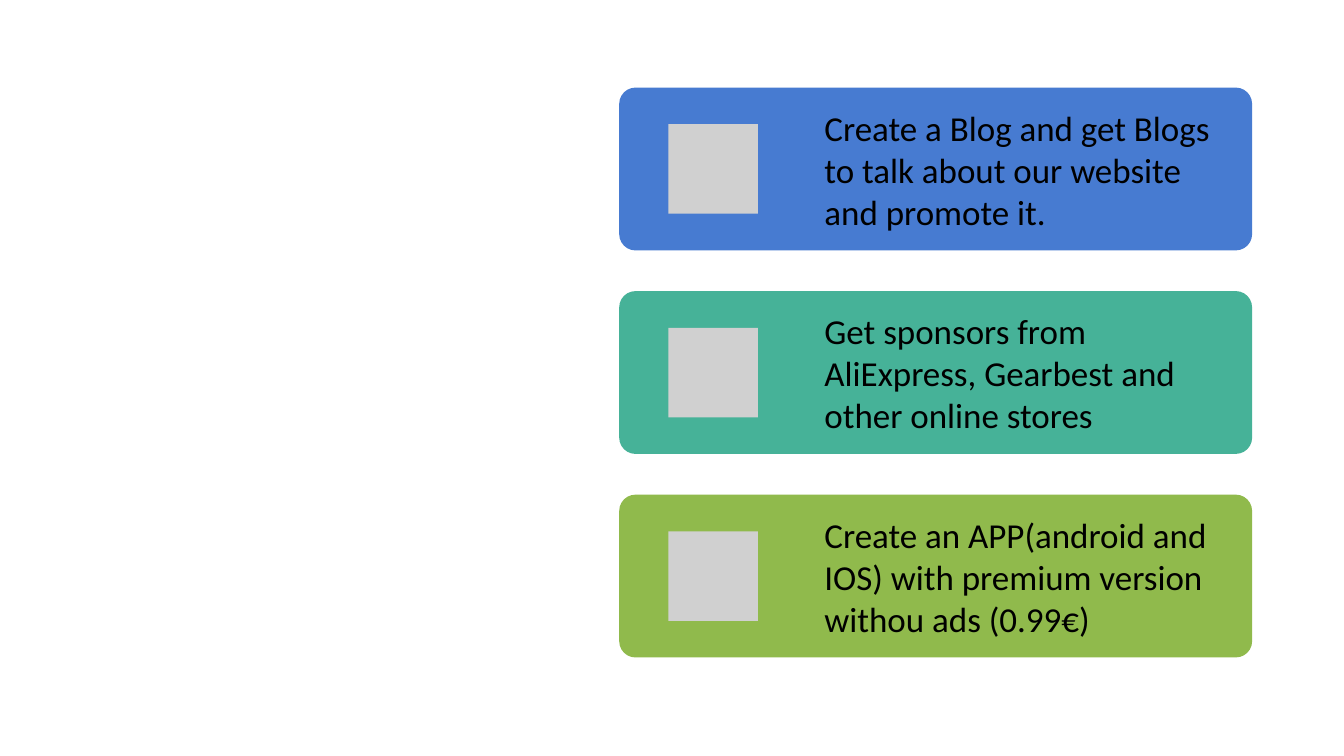
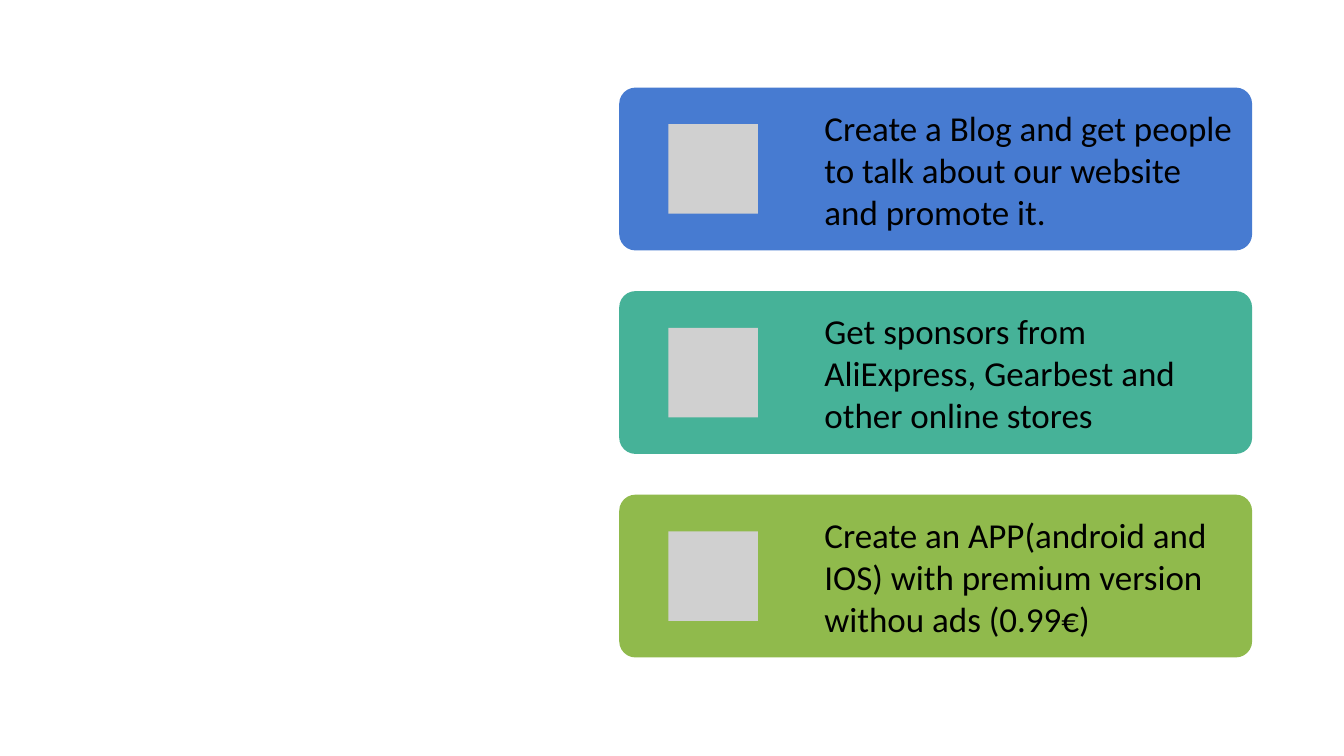
Before and after one commit to lmaia-22/gift_finder, a slide deck: slide 20 of DOCS/gift-finder.pptx (slide 18 before the commit). Drawn at 1344x756 pixels with LibreOffice and Linux fonts; fonts in the diff are those of the drawing; grey boxes stand for pictures; background and template pictures are left out. Boxes give left, top, right and bottom in pixels: in the first picture for what was removed or moved away, otherwise in the second. Text is boxed around its words. In the diff, an @@ line names an element or a change of style, - is before the commit and + after.

```diff
--- a/DOCS/gift-finder.pptx
+++ b/DOCS/gift-finder.pptx
@@ text at bbox=[824, 116, 1232, 231]: text changed @@
-Create a Blog and get Blogs to talk about our website and promote it.
+Create a Blog and get people to talk about our website and promote it.
```
Also in this commit, not shown: 10 other slides changed, 3 slides added, 1 slide removed, 1 other file.
